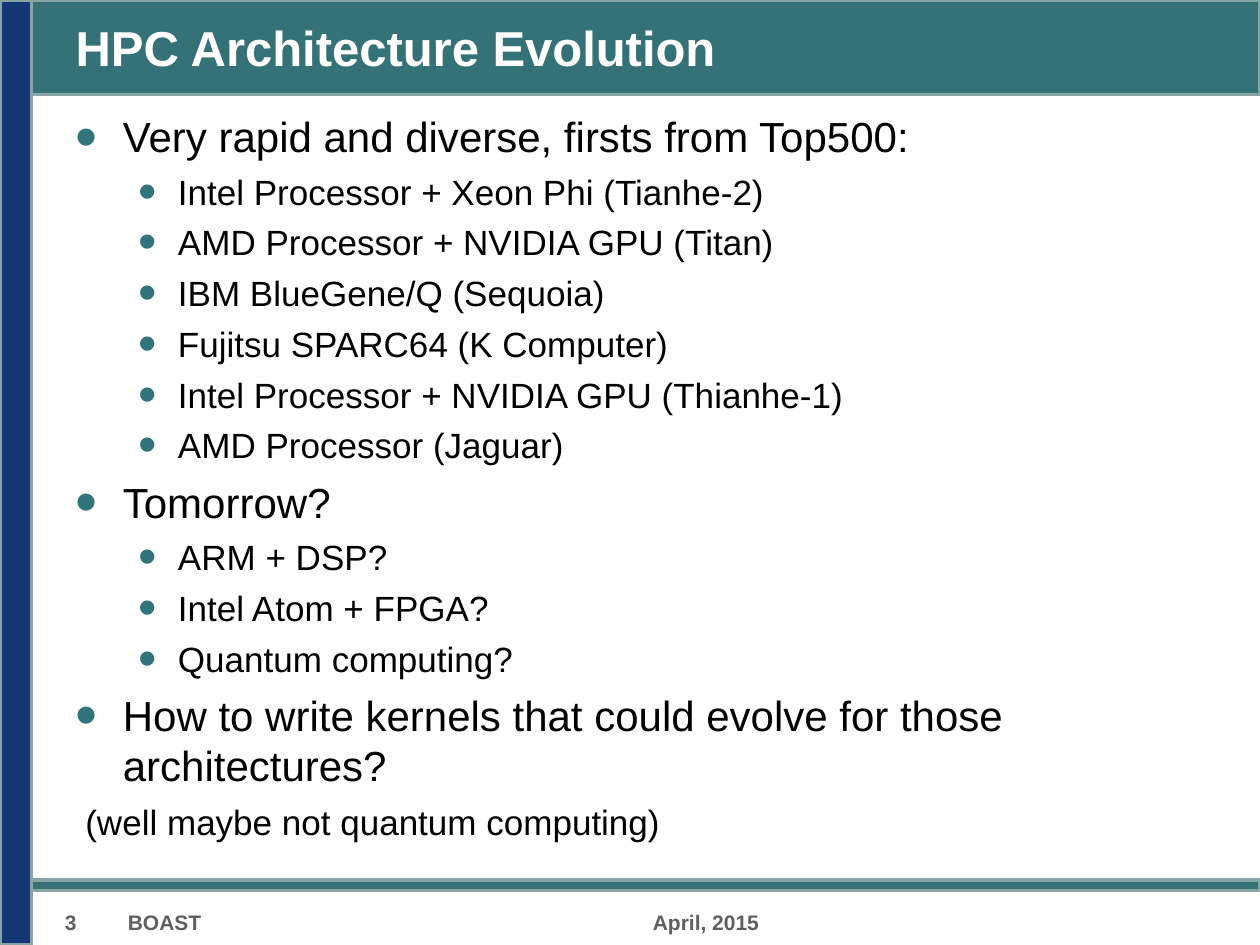
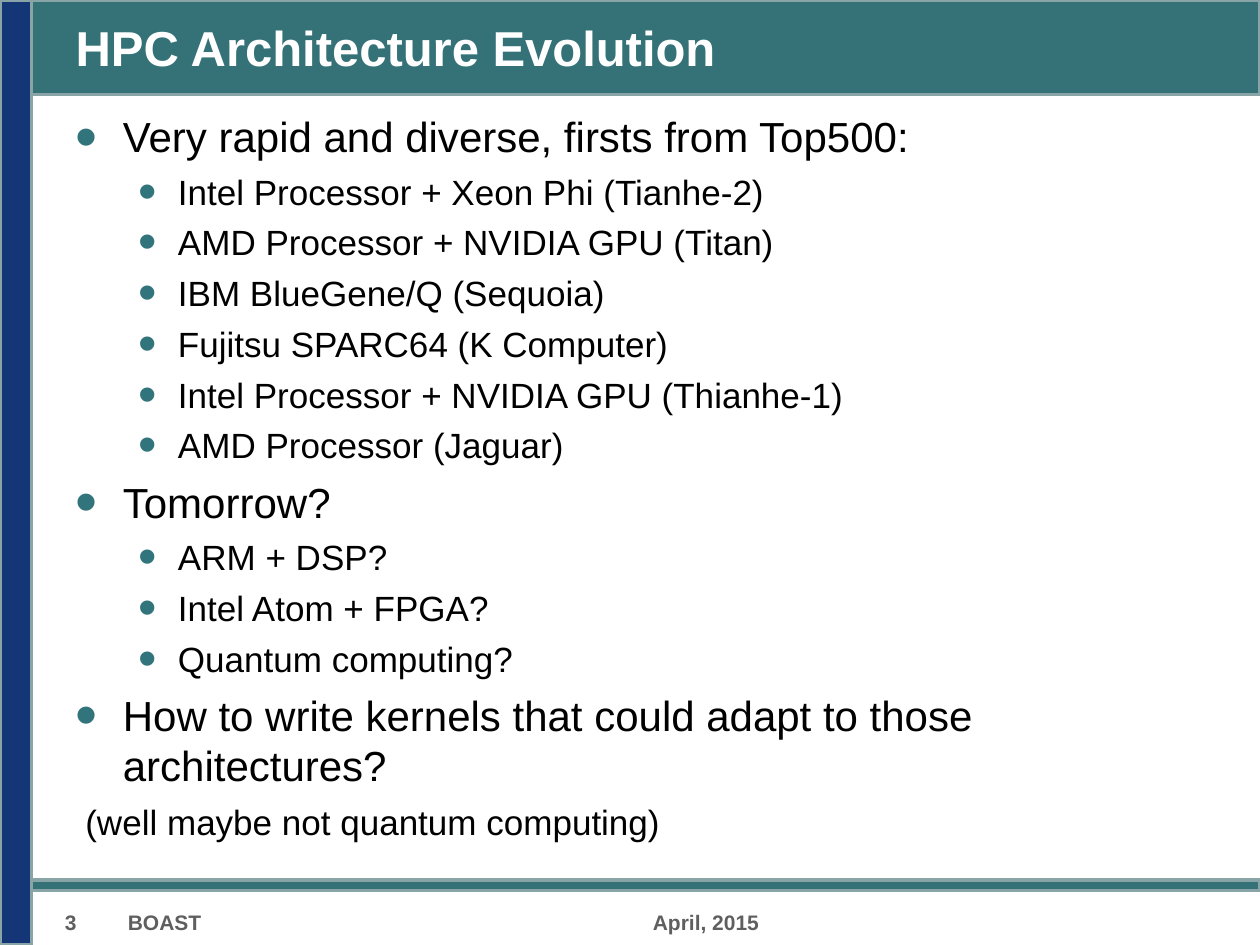
Before and after one commit to Nanosim-LIG/boast-lig, a slide deck: slide 3 of Paper/D5.5/D5.5.odp. Drawn at 1260x945 pixels with LibreOffice and Linux fonts; fonts in the diff are those of the drawing; background and template pictures are left out. Boxes give left, top, right and bottom in pixels: in the first picture for what was removed or moved away, otherwise in the second. Text is boxed around its words. In the diff, an @@ line names an element or a change of style, - is before the commit and + after.

Commit message:
Updated presentation.

```diff
--- a/Paper/D5.5/D5.5.odp
+++ b/Paper/D5.5/D5.5.odp
@@ text at bbox=[123, 700, 973, 782]: text changed @@
-• How to write kernels that could evolve for those architectures?
+• How to write kernels that could adapt to those architectures?
```
Also in this commit, not shown: 3 slides added.
